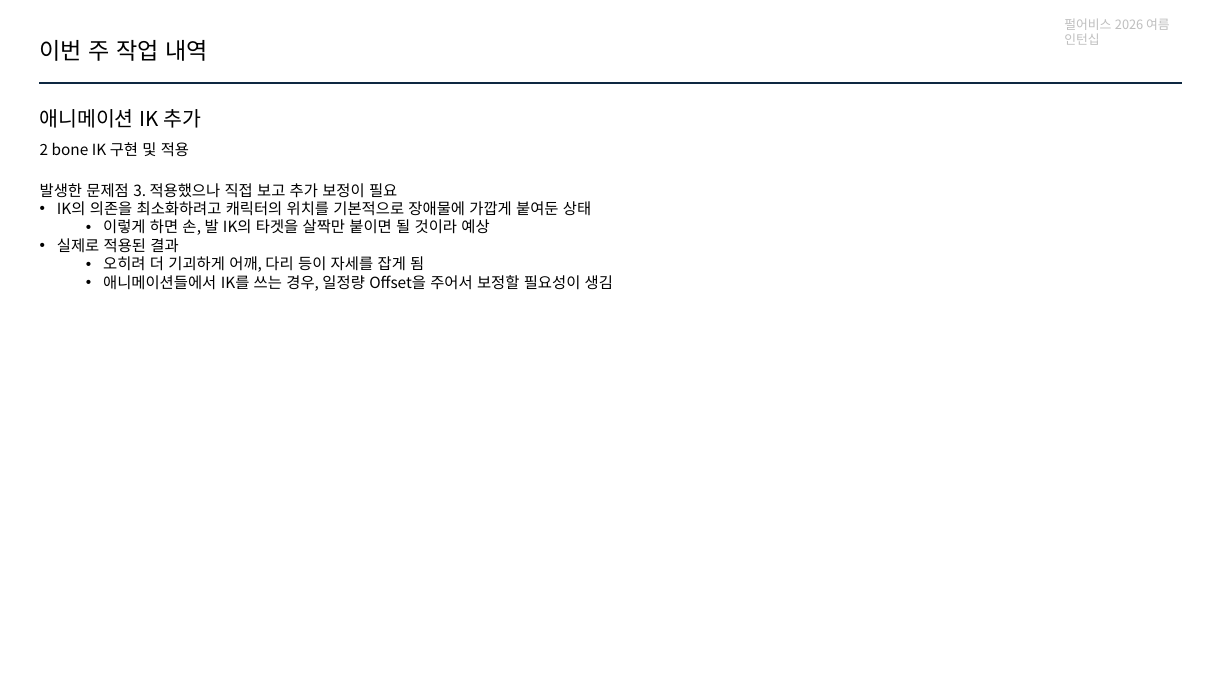
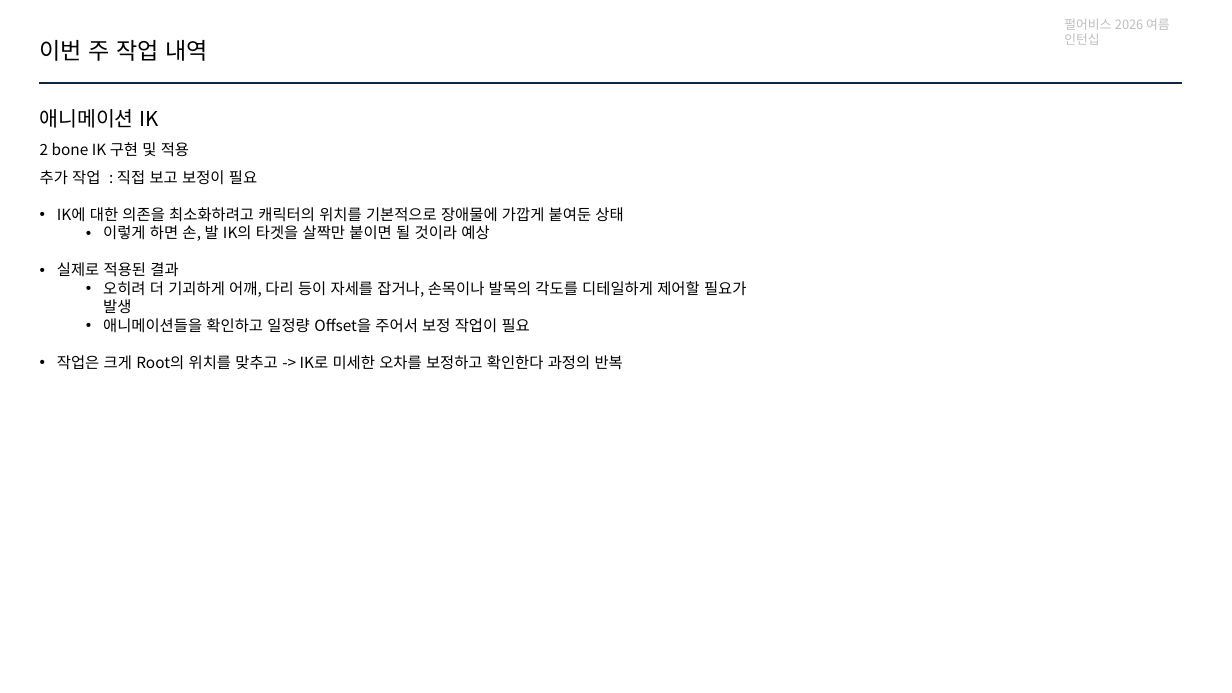
Before and after one commit to jhk0701/PA26-Character-Animation-Parkour, a slide deck: slide 9 of PPT/week5.pptx (slide 7 before the commit). Drawn at 1232x693 pixels with LibreOffice and Linux fonts; fonts in the diff are those of the drawing. Boxes give left, top, right and bottom in pixels: in the first picture for what was removed or moved away, otherwise in the second. Text is boxed around its words. In the diff, an @@ line names an element or a change of style, - is before the commit and + after.

```diff
--- a/PPT/week5.pptx
+++ b/PPT/week5.pptx
@@ text at (40, 109, 159, 128): text changed @@
-애니메이션 IK 추가
+애니메이션 IK
@@ text "추가 작업 : 직접 보고 ...": place and size @@
-text "추가 작업 : 직접 보고 ..." at (40, 183, 613, 291)
+text "추가 작업 : 직접 보고 ..." at (40, 170, 746, 370)
@@ text at (40, 170, 623, 222): text changed @@
-발생한 문제점 3. 적용했으나 직접 보고 추가 보정이 필요
-• IK의 의존을 최소화하려고 캐릭터의 위치를 기본적으로 장애물에 가깝게 붙여둔 상태
+추가 작업 : 직접 보고 보정이 필요
+• IK에 대한 의존을 최소화하려고 캐릭터의 위치를 기본적으로 장애물에 가깝게 붙여둔 상태
@@ text at (57, 281, 746, 370): text changed @@
-  • 오히려 더 기괴하게 어깨, 다리 등이 자세를 잡게 됨
-  • 애니메이션들에서 IK를 쓰는 경우, 일정량 Offset을 주어서 보정할 필요성이 생김
+  • 오히려 더 기괴하게 어깨, 다리 등이 자세를 잡거나, 손목이나 발목의 각도를 디테일하게 제어할 필요가 발생
+  • 애니메이션들을 확인하고 일정량 Offset을 주어서 보정 작업이 필요
+• 작업은 크게 Root의 위치를 맞추고 -> IK로 미세한 오차를 보정하고 확인한다 과정의 반복
```
Also in this commit, not shown: 6 other slides changed, 2 slides added, 5 other files.
